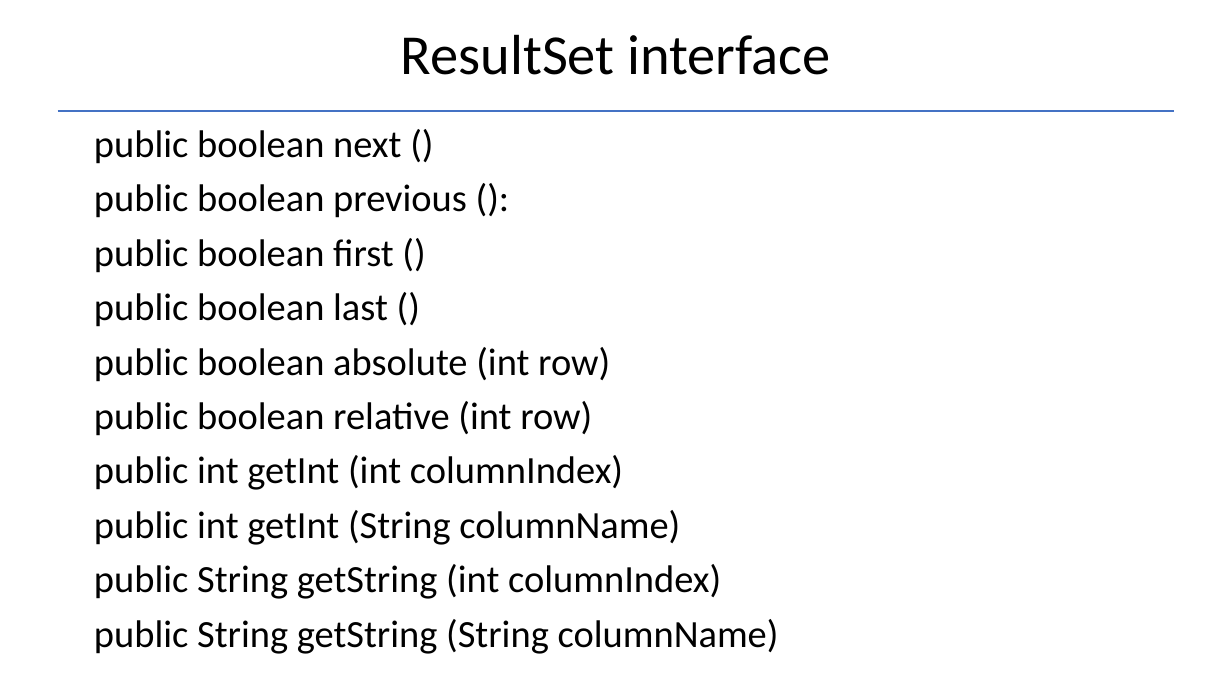
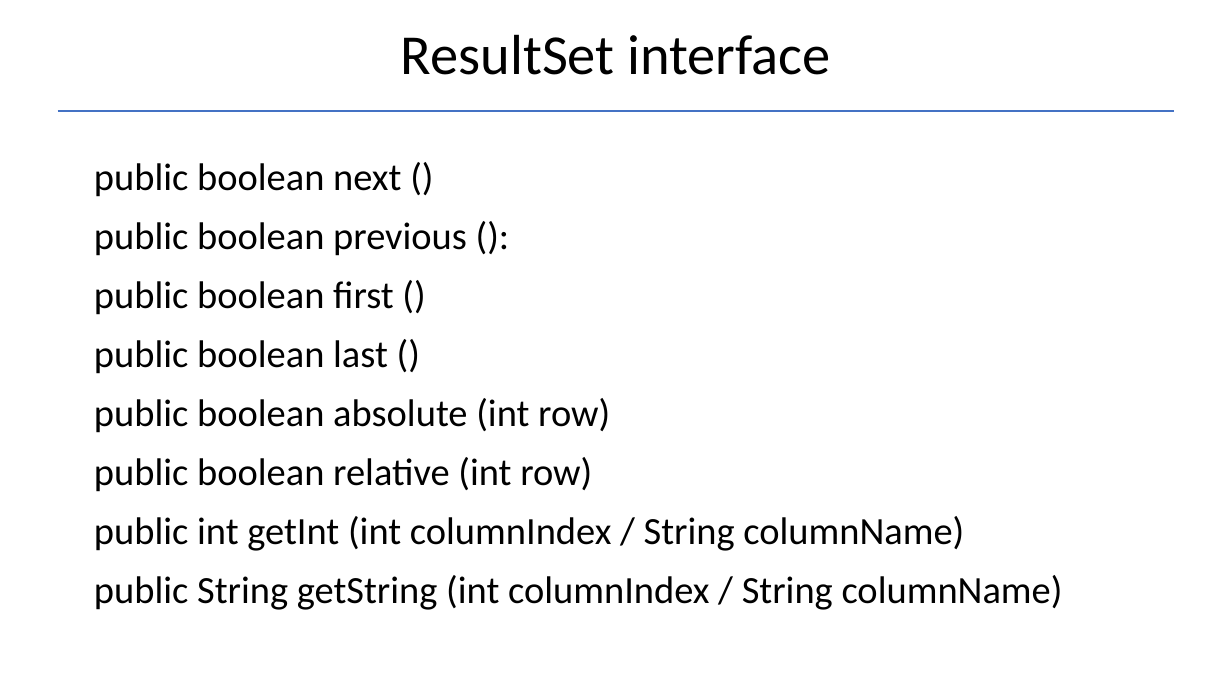
Before and after one commit to Garnik94/Levelup_presentations, a slide deck: slide 8 of JDBC/JDBC_Presentation.pptx. Drawn at 1232x693 pixels with LibreOffice and Linux fonts; fonts in the diff are those of the drawing. Boxes give left, top, right and bottom in pixels: in the first picture for what was removed or moved away, otherwise in the second. Text is boxed around its words. In the diff, an @@ line names an element or a change of style, - is before the commit and + after.

```diff
--- a/JDBC/JDBC_Presentation.pptx
+++ b/JDBC/JDBC_Presentation.pptx
@@ text "public boolean next ()": place and size @@
-text "public boolean next ()" at [94,130,779,654]
+text "public boolean next ()" at [94,163,1063,610]
@@ text at [94,163,610,492]: line spacing 0.9 to 1 @@
@@ text at [94,516,1063,610]: text changed @@
-public int getInt (int columnIndex)
-public int getInt (String columnName)
-public String getString (int columnIndex)
-public String getString (String columnName)
+public int getInt (int columnIndex / String columnName)
+public String getString (int columnIndex / String columnName)
```
Also in this commit, not shown: 3 other slides changed, 5 slides added, 7 other files.
